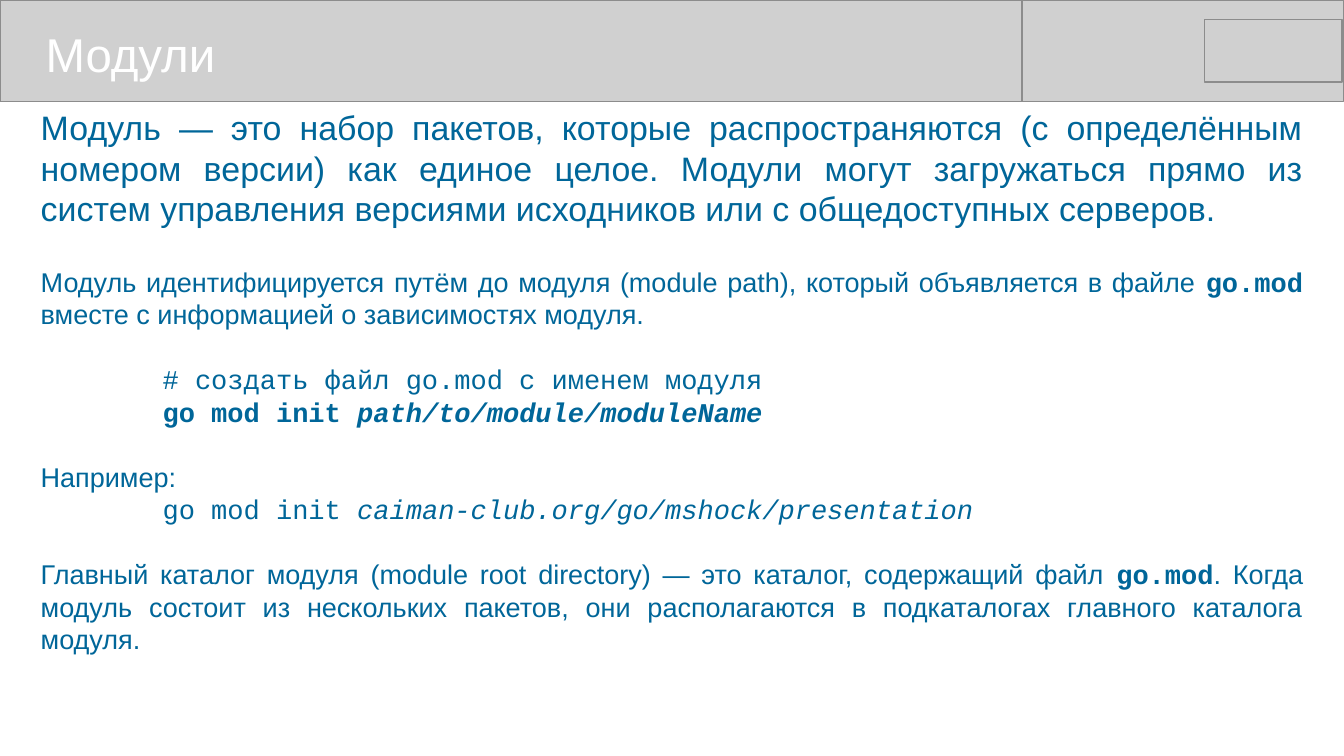
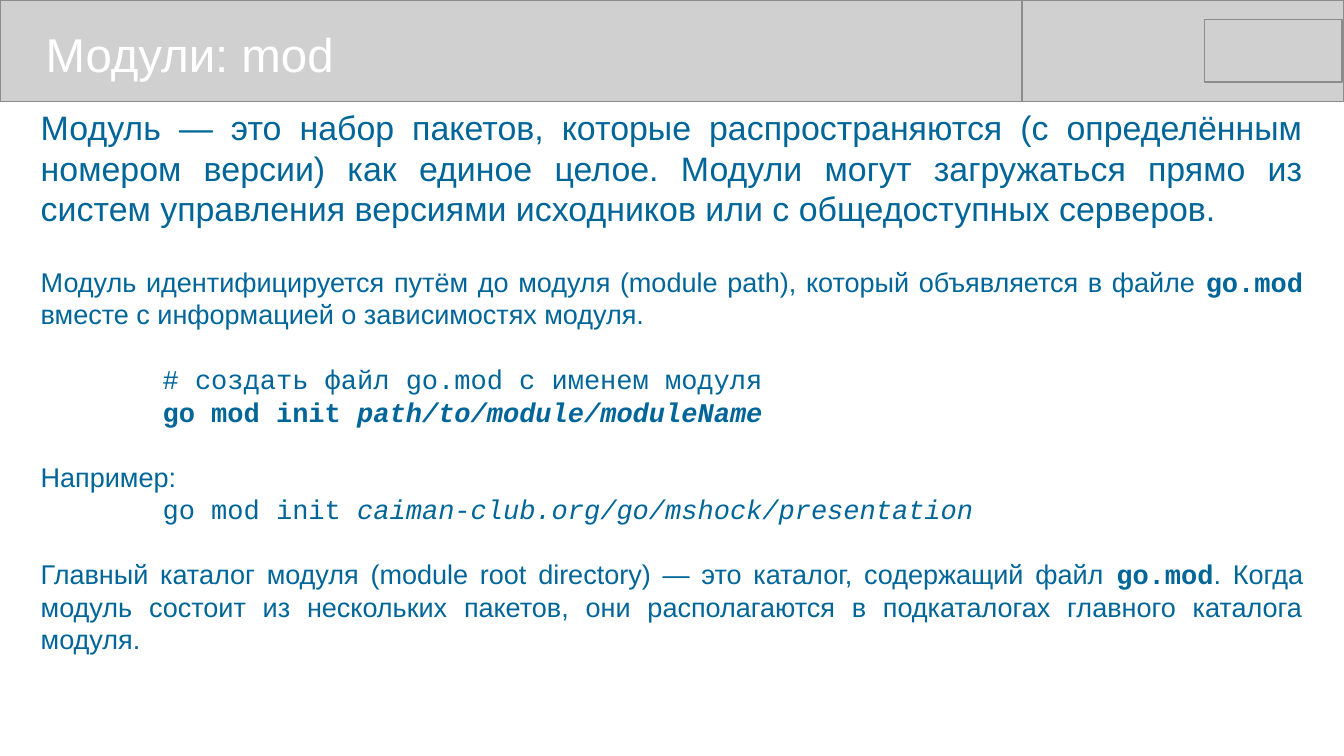
Before and after one commit to mike-shock/Go_language, a slide deck: slide 36 of Go_Preview.odp. Drawn at 1344x756 pixels with LibreOffice and Linux fonts; fonts in the diff are those of the drawing; grey boxes stand for pictures. Boxes give left, top, right and bottom in pixels: in the first picture for what was removed or moved away, otherwise in the second. Text is boxed around its words. In the diff, an @@ line names an element or a change of style, - is before the commit and + after.

```diff
--- a/Go_Preview.odp
+++ b/Go_Preview.odp
@@ text at <box>46,38,333,81</box>: text changed @@
-Модули
+Модули: mod
```
Also in this commit, not shown: 10 other slides changed, 1 other file.
